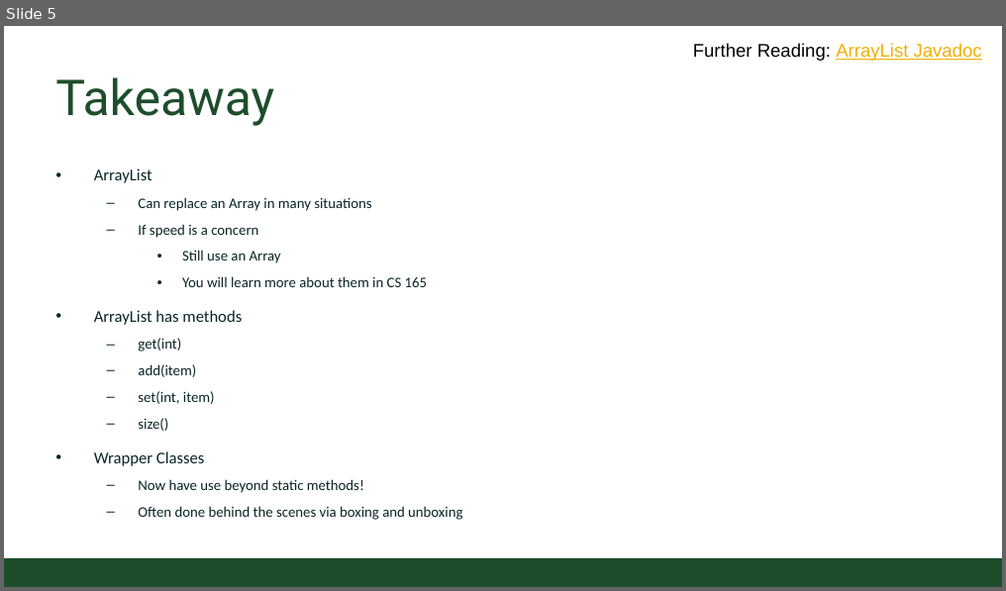
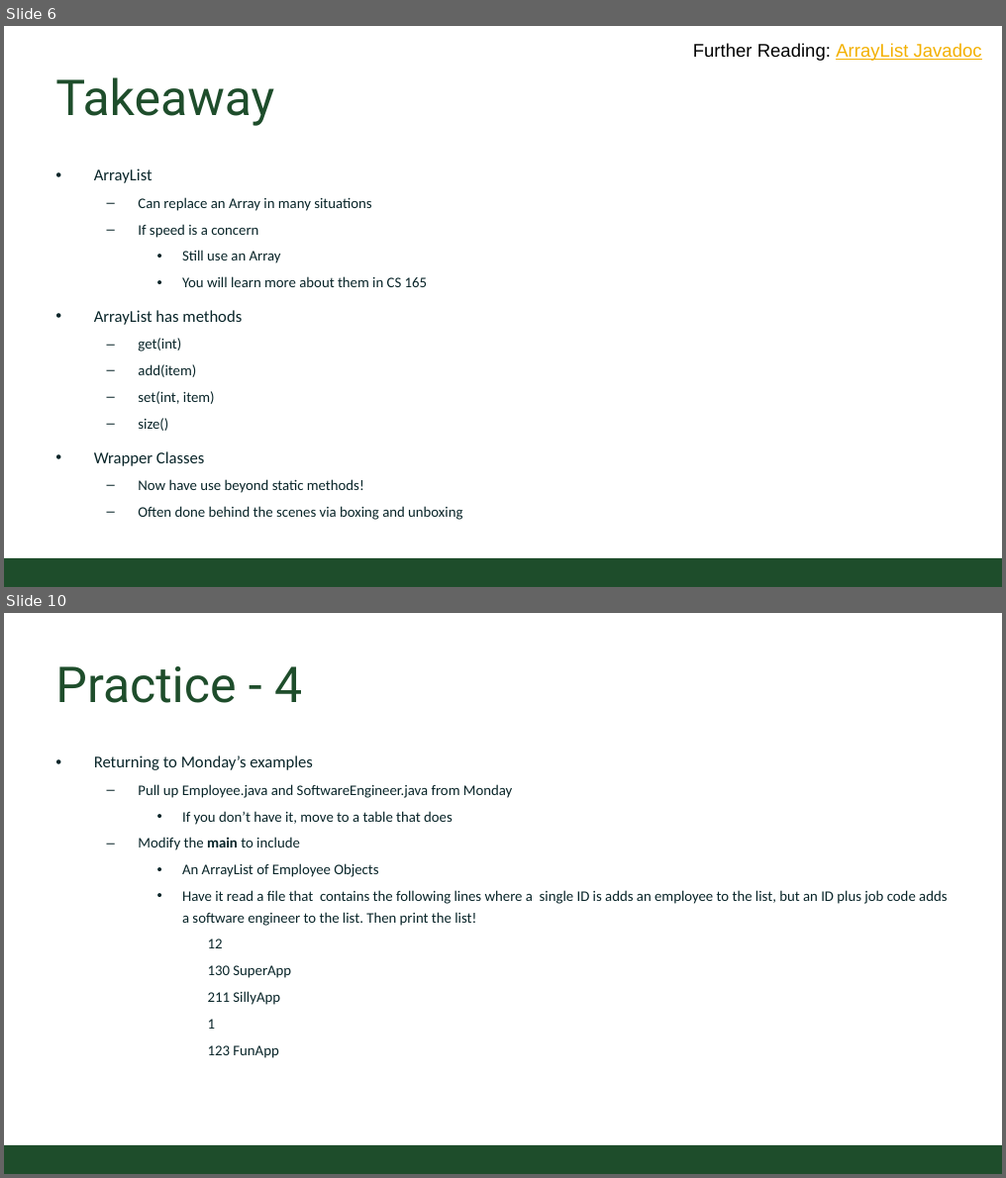
Before and after one commit to CSU-CompSci-CS163-4/Handouts, a slide deck: slides/On-Campus/11_02_ArrayList.pptx. Shown one above the other, each under a label of ours: slide 5 before the commit, slides 6 and 10 after it; the slides between them are not shown. The pictures are 1006x591 and 1006x1178 pixels, drawn with LibreOffice and Linux fonts; fonts in the diff are those of the drawing; background and template pictures are left out. Boxes give left, top, right and bottom in pixels: in the first picture for what was removed or moved away, otherwise in the second. Text is boxed around its words. In the diff, an @@ line names an element or a change of style, - is before the commit and + after.

Commit message:
updated arraylist with announce.& marcia's updates

```diff
--- a/slides/On-Campus/11_02_ArrayList.pptx
+++ b/slides/On-Campus/11_02_ArrayList.pptx
@@ slide 10 added at [4,613,1002,1174], background #FFFFFF; not listed: 1 template element that a slide beside it also shows @@
@@ title added at [55,666,302,703], 54 pt, text #1E4D2B @@
+Practice - 4
@@ text added at [94,756,946,1059], 16 pt, text #092529 @@
+• Returning to Monday’s examples
+  – Pull up Employee.java and SoftwareEngineer.java from Monday
+    • If you don’t have it, move to a table that does
+  – Modify the main to include
+    • An ArrayList of Employee Objects
+    • Have it read a file that contains the following lines where a single ID is adds an employee to the list, but an ID plus job code adds a software engineer to the list. Then print the list!
+      12
+      130 SuperApp
+      211 SillyApp
+      1
+      123 FunApp
@@ what was slide 5 is now slide 6 @@
```
Also in this commit, not shown: 2 slides changed, 4 other slides added.
